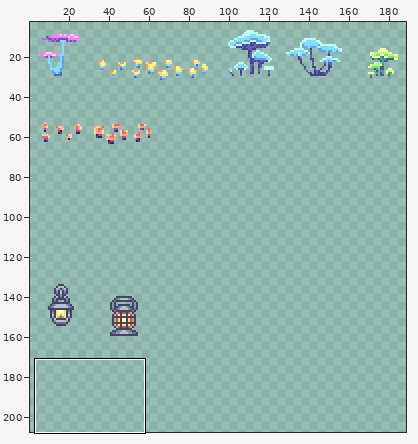
Two versions of one sprite sheet, Assets/Materials/Sprites/Tiles/cave1/TileMapLight.png. The first picture is a wide view before the edit; the outline marks the close-up.
Close-up. As it was:
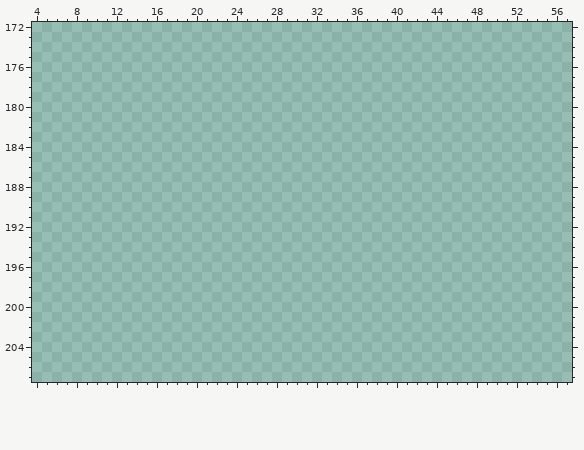
The file is 512x512 pixels. Pixels under 10% opacity are left out. Colours within 5 levels of each other are drawn and written as one. Shown: x 4..57, y 172..207. The wide view leaves out empty margins.
Once edited:
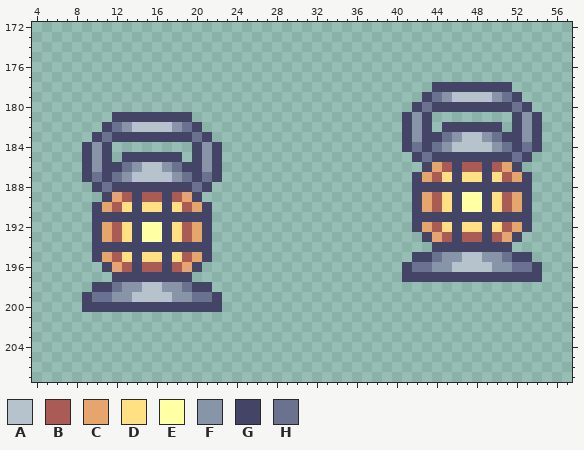
Palette (. is transparent): A #b6c3cc  B #ab5b55  C #e6a56c  D #ffe082  E #ffffa3  F #8894a8  G #444566  H #6a728f
From old to new:
{"y":178,"x":44,"old":"........","new":"GGGGGGGG"}
{"y":179,"x":43,"old":"..........","new":"GHFAAAAFHG"}
{"y":180,"x":42,"old":"............","new":"GHGGGGGGGGHG"}
{"y":181,"x":12,"old":"........","new":"GGGGGGGG"}
{"y":181,"x":41,"old":"...","new":"GFG"}
{"y":181,"x":52,"old":"...","new":"GFG"}
{"y":182,"x":11,"old":"..........","new":"GHFAAAAFHG"}
{"y":182,"x":41,"old":"...","new":"GFG"}
{"y":182,"x":45,"old":"......","new":"GGGGGG"}
{"y":182,"x":52,"old":"...","new":"GFG"}
{"y":183,"x":10,"old":"............","new":"GHGGGGGGGGHG"}
{"y":183,"x":41,"old":"..............","new":"GFGGHFAAFHGGFG"}
{"y":184,"x":9,"old":"...","new":"GFG"}
{"y":184,"x":20,"old":"...","new":"GFG"}
{"y":184,"x":41,"old":"..............","new":"GHGHFAAAAFHGHG"}
{"y":185,"x":9,"old":"...","new":"GFG"}
{"y":185,"x":13,"old":"......","new":"GGGGGG"}
{"y":185,"x":20,"old":"...","new":"GFG"}
{"y":185,"x":42,"old":"............","new":"GHGGGGGGGGHG"}
{"y":186,"x":9,"old":"..............","new":"GFGGHFAAFHGGFG"}
{"y":186,"x":43,"old":"..........","new":"GCBGBBGBCG"}
{"y":187,"x":9,"old":"..............","new":"GHGHFAAAAFHGHG"}
{"y":187,"x":42,"old":"............","new":"GCBDGDDGDBCG"}
{"y":188,"x":10,"old":"............","new":"GHGGGGGGGGHG"}
{"y":188,"x":42,"old":"............","new":"GGGGGGGGGGGG"}
{"y":189,"x":11,"old":"..........","new":"GCBGBBGBCG"}
{"y":189,"x":42,"old":"............","new":"GCBDGEEGDBCG"}
{"y":190,"x":10,"old":"............","new":"GCBDGDDGDBCG"}
{"y":190,"x":42,"old":"............","new":"GCBDGEEGDBCG"}
{"y":191,"x":10,"old":"............","new":"GGGGGGGGGGGG"}
{"y":191,"x":42,"old":"............","new":"GGGGGGGGGGGG"}
{"y":192,"x":10,"old":"............","new":"GCBDGEEGDBCG"}
{"y":192,"x":42,"old":"............","new":"GCBDGDDGDBCG"}
{"y":193,"x":10,"old":"............","new":"GCBDGEEGDBCG"}
{"y":193,"x":43,"old":"..........","new":"GCBGBBGBCG"}
{"y":194,"x":10,"old":"............","new":"GGGGGGGGGGGG"}
{"y":194,"x":44,"old":"........","new":"GGGGGGGG"}
{"y":195,"x":10,"old":"............","new":"GCBDGDDGDBCG"}
{"y":195,"x":42,"old":"............","new":"GGHFFAAFFHGG"}
{"y":196,"x":11,"old":"..........","new":"GCBGBBGBCG"}
{"y":196,"x":41,"old":"..............","new":"GHHFFAAAAFFHHG"}
{"y":197,"x":12,"old":"........","new":"GGGGGGGG"}
{"y":197,"x":41,"old":"..............","new":"GGGGGGGGGGGGGG"}
{"y":198,"x":10,"old":"............","new":"GGHFFAAFFHGG"}
{"y":199,"x":9,"old":"..............","new":"GHHFFAAAAFFHHG"}
{"y":200,"x":9,"old":"..............","new":"GGGGGGGGGGGGGG"}
{"label":"added","picture_box":[402,82,542,282]}
{"label":"added","picture_box":[82,112,222,312]}
